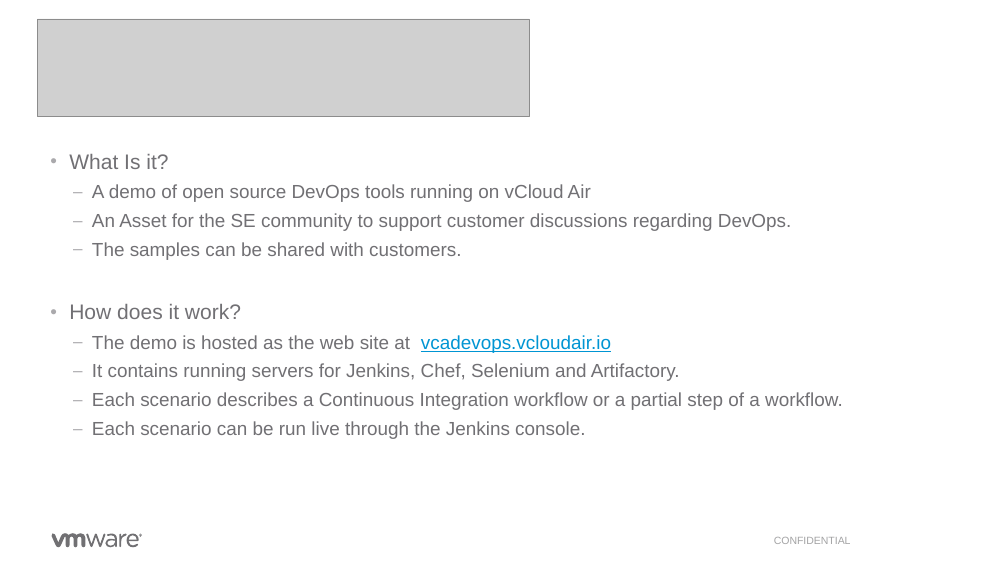
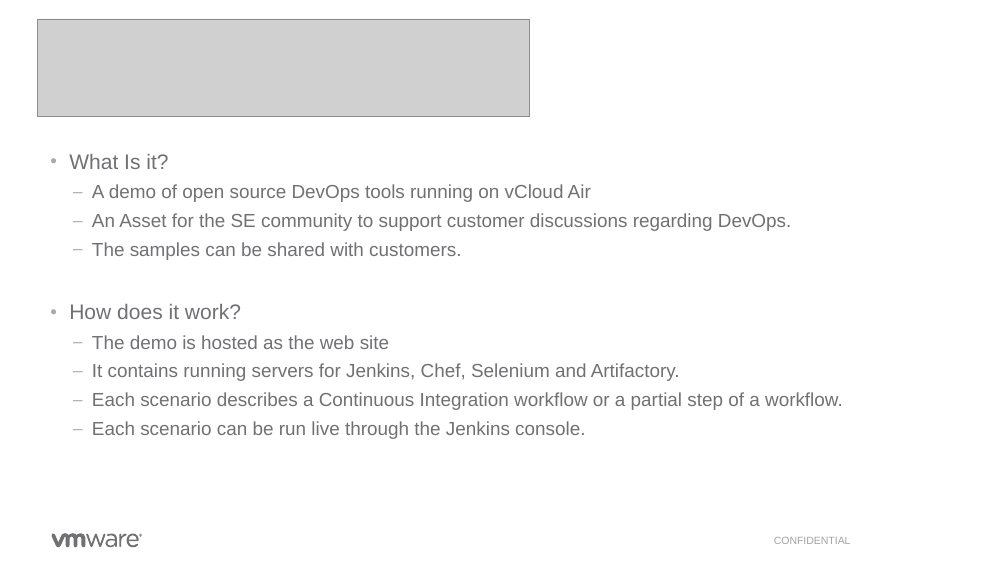
Before and after one commit to rdbwebster/vcadevops, a slide deck: slide 1 of DevopsDemo.pptx. Drawn at 1008x567 pixels with LibreOffice and Linux fonts; fonts in the diff are those of the drawing; grey boxes stand for pictures; background and template pictures are left out. Boxes give left, top, right and bottom in pixels: in the first picture for what was removed or moved away, otherwise in the second. Text is boxed around its words. In the diff, an @@ line names an element or a change of style, - is before the commit and + after.

```diff
--- a/DevopsDemo.pptx
+++ b/DevopsDemo.pptx
@@ text at bbox=[92, 335, 389, 349]: text changed @@
-  – The demo is hosted as the web site at vcadevops.vcloudair.io
+  – The demo is hosted as the web site
```
Also in this commit, not shown: 5 other files.
